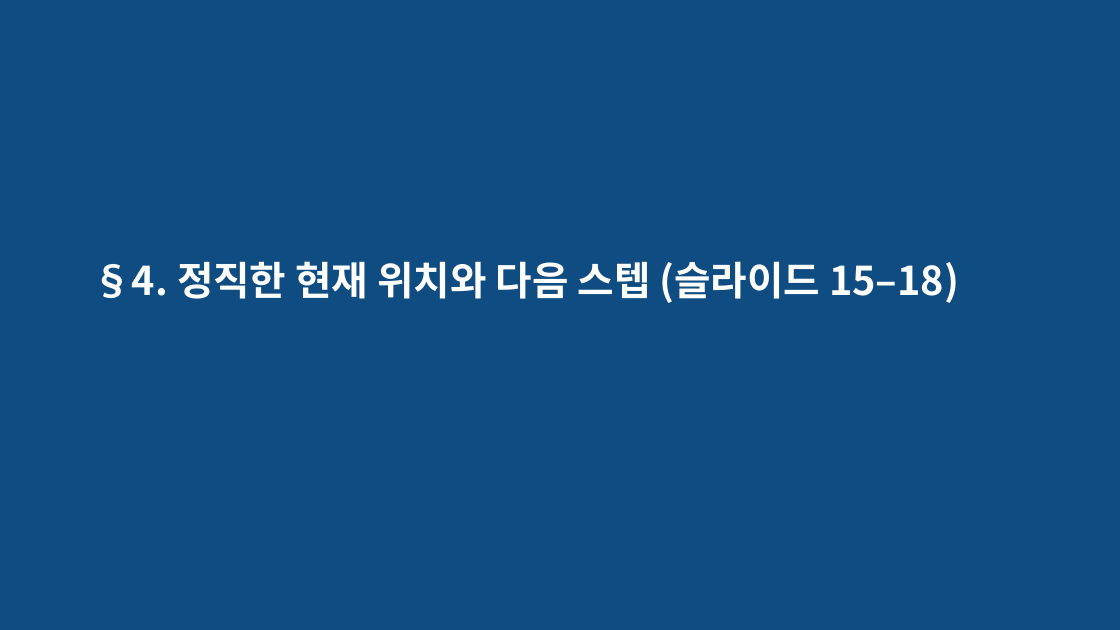
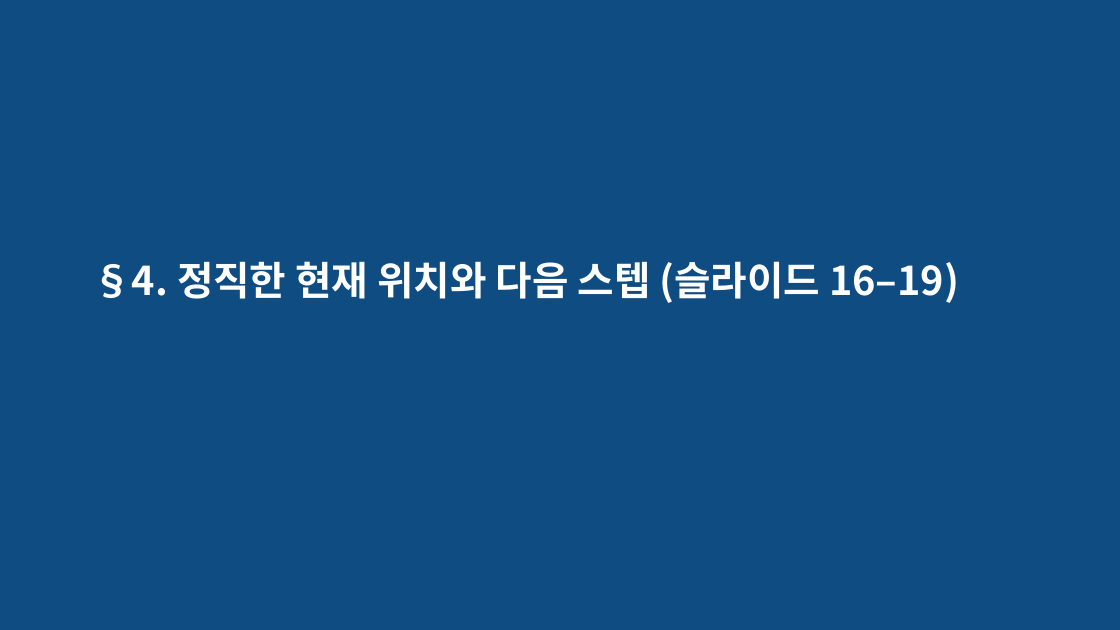
Before and after one commit to sawo0150/gs_floaterLab, a slide deck: slide 24 of context/ppt/ppt0717/gs_floater_deck_0717.pptx (slide 21 before the commit). Drawn at 1120x630 pixels with LibreOffice and Linux fonts; fonts in the diff are those of the drawing. Boxes give left, top, right and bottom in pixels: in the first picture for what was removed or moved away, otherwise in the second. Text is boxed around its words. In the diff, an @@ line names an element or a change of style, - is before the commit and + after.

```diff
--- a/context/ppt/ppt0717/gs_floater_deck_0717.pptx
+++ b/context/ppt/ppt0717/gs_floater_deck_0717.pptx
@@ text at bbox=[92, 261, 959, 303]: text changed @@
-§4. 정직한 현재 위치와 다음 스텝 (슬라이드 15–18)
+§4. 정직한 현재 위치와 다음 스텝 (슬라이드 16–19)
```
Also in this commit, not shown: 18 other slides changed, 3 slides added, 5 other files.
